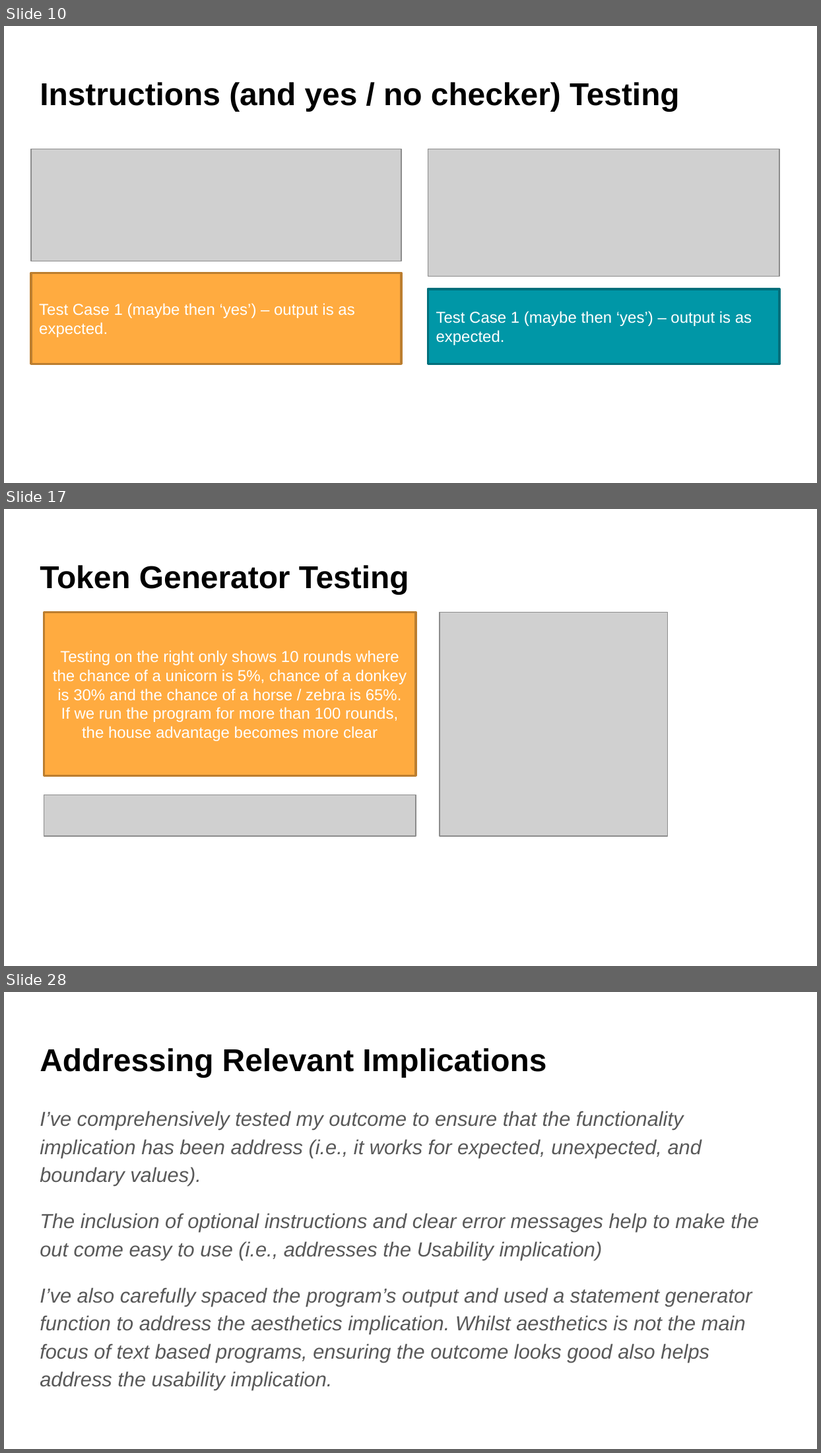
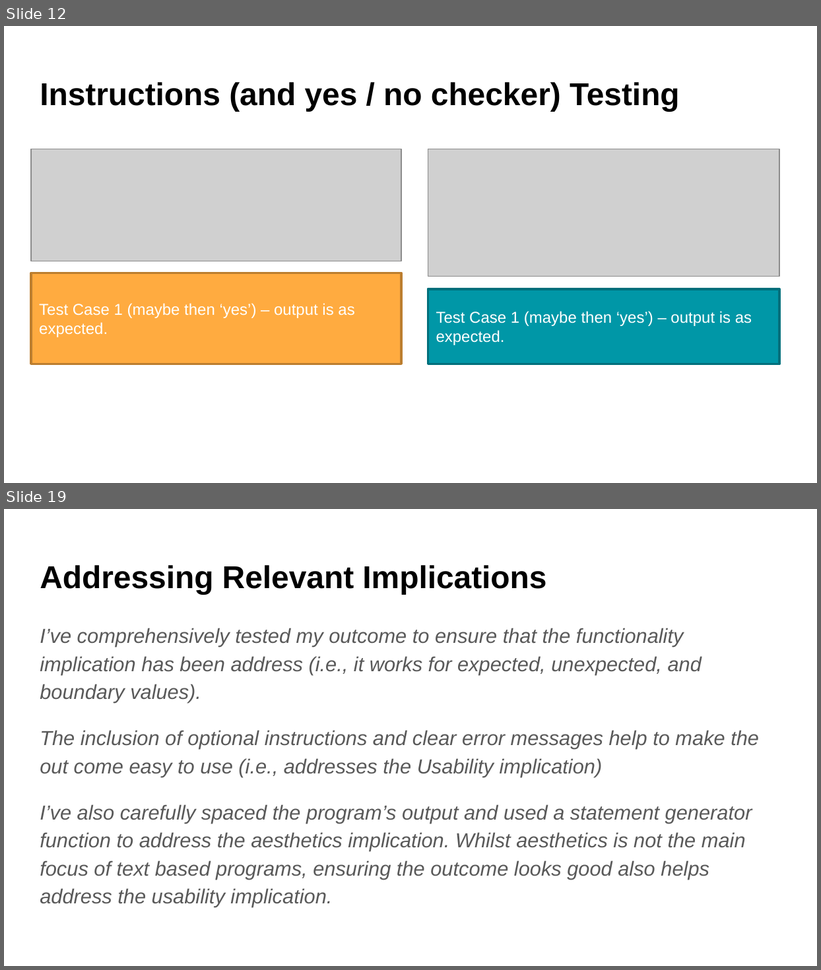
Before and after one commit to aspectnz/PEX, a slide deck: main/games/rock_paper_scissors/Rock Paper Scissors Documentation.pptx. Shown one above the other, each under a label of ours: slides 10, 17 and 28 before the commit, slides 12 and 19 after it; the slides between them are not shown. The pictures are 821x1453 and 821x970 pixels, drawn with LibreOffice and Linux fonts; fonts in the diff are those of the drawing; grey boxes stand for pictures. Boxes give left, top, right and bottom in pixels: in the first picture for what was removed or moved away, otherwise in the second. Text is boxed around its words. In the diff, an @@ line names an element or a change of style, - is before the commit and + after.

```diff
--- a/main/games/rock_paper_scissors/Rock Paper Scissors Documentation.pptx
+++ b/main/games/rock_paper_scissors/Rock Paper Scissors Documentation.pptx
@@ slide 17 removed at [4, 509, 817, 966], background #FFFFFF @@
@@ title removed at [40, 565, 409, 594] @@
-Token Generator Testing
@@ rectangle removed at [44, 612, 415, 776] @@
-Testing on the right only shows 10 rounds where the chance of a unicorn is 5%, chance of a donkey is 30% and the chance of a horse / zebra is 65%. If we run the program for more than 100 rounds, the house advantage becomes more clear
@@ picture removed at [440, 612, 667, 836] @@
@@ picture removed at [44, 795, 415, 836] @@
@@ what was slide 10 is now slide 12 @@
@@ what was slide 28 is now slide 19 @@
```
Also in this commit, not shown: 6 slides changed, 4 slides added, 12 other slides removed, 9 other files.
